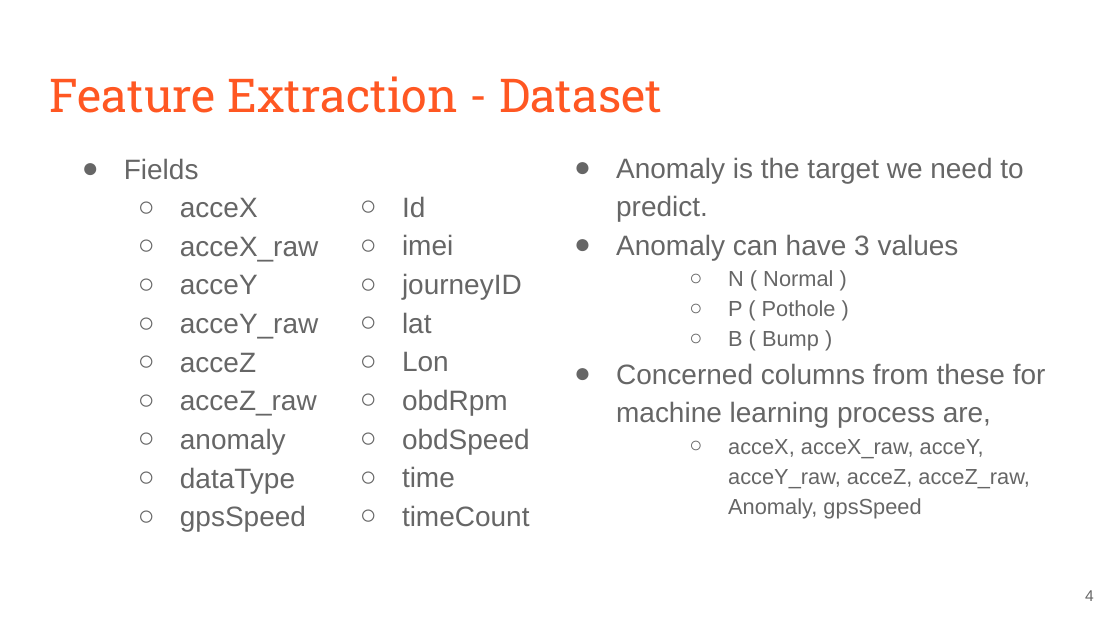
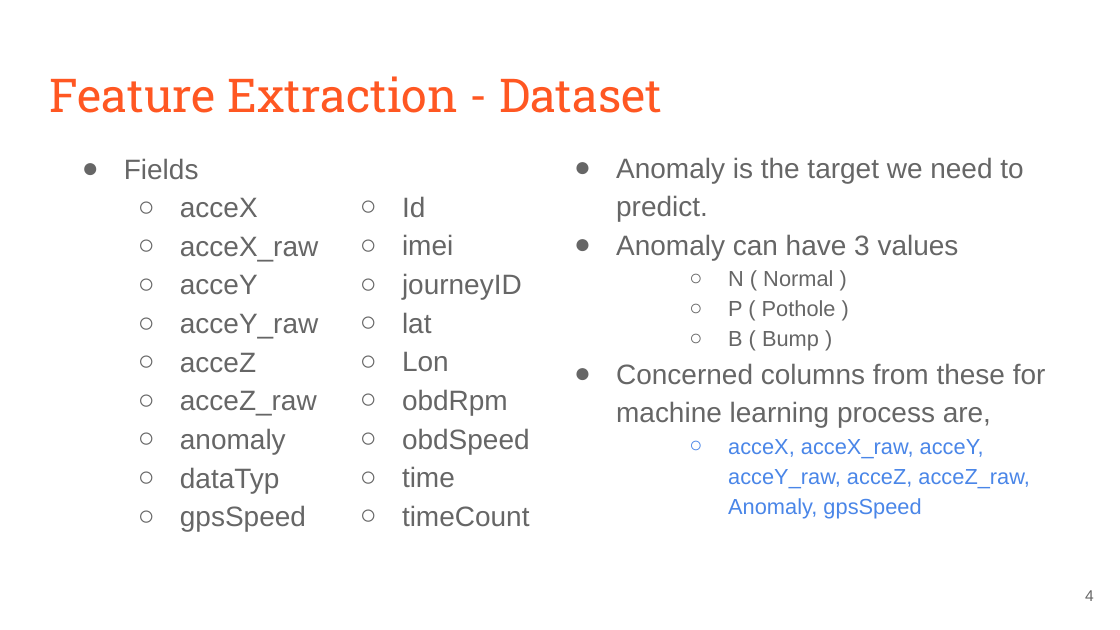
Before and after one commit to codemogroup/ML_Project, a slide deck: slide 4 of Final Presentation.pptx. Drawn at 1120x630 pixels with LibreOffice and Linux fonts; fonts in the diff are those of the drawing. Boxes give left, top, right and bottom in pixels: in the first picture for what was removed or moved away, otherwise in the second. Text is boxed around its words. In the diff, an @@ line names an element or a change of style, - is before the commit and + after.

```diff
--- a/Final Presentation.pptx
+++ b/Final Presentation.pptx
@@ text at (x1=728, y1=439, x2=1030, y2=518): text colour #666666 to #4A86E8 in "acceX, acceX_raw, acceY, acceY_raw, acceZ, acceZ_raw, Anomal ..."; bullet colour #666666 to #4A86E8 @@
@@ text at (x1=180, y1=467, x2=280, y2=493): text changed @@
-  ○ dataType
+  ○ dataTyp
```
Also in this commit, not shown: 2 other slides changed.
